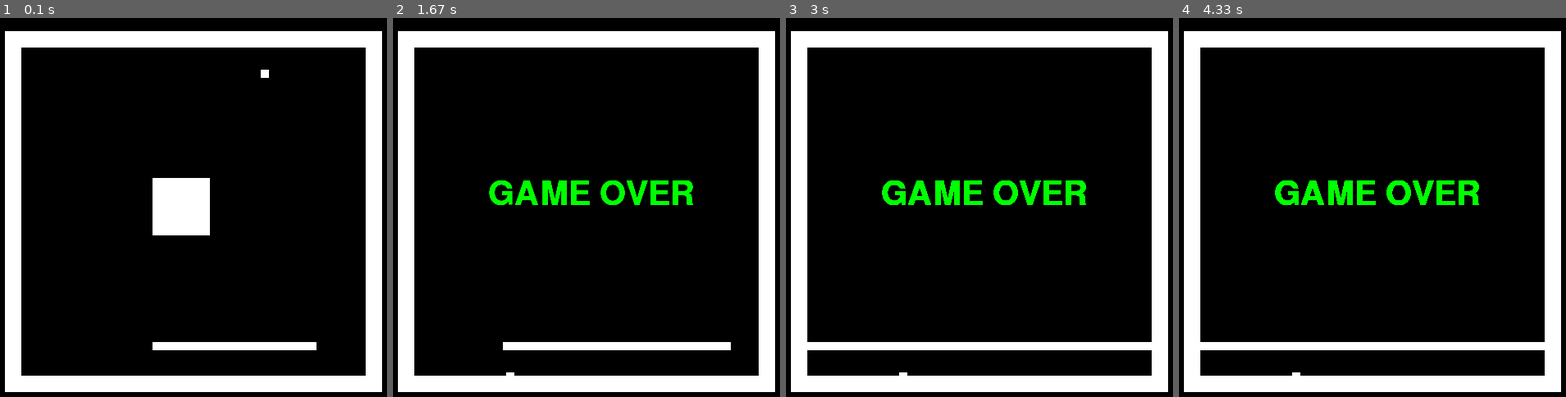
Above: before the commit, frames 1-4 (left to right).
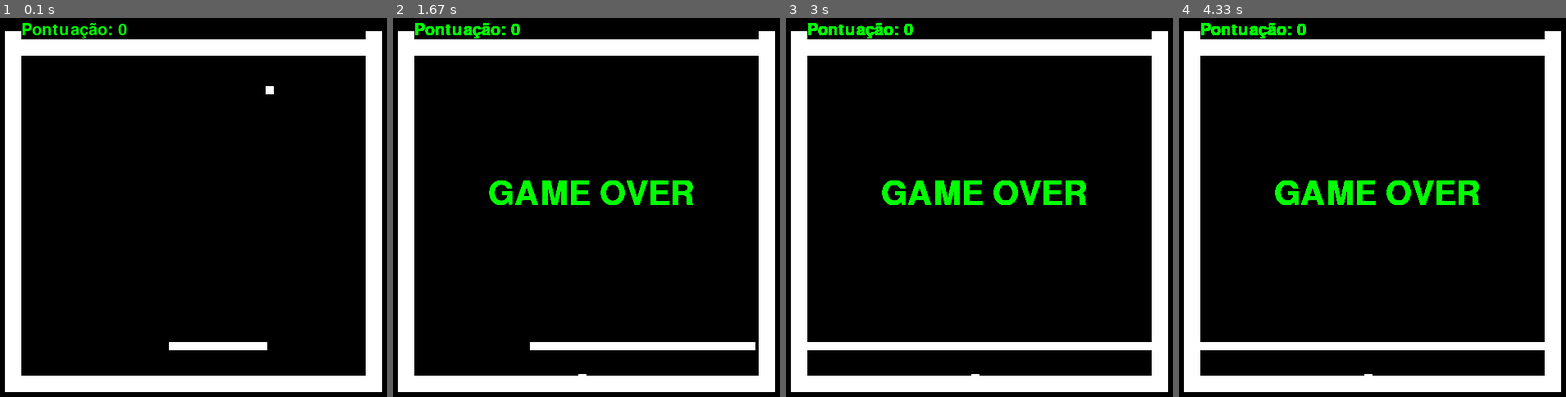
Above: after the commit, the same moments.

Repository: gleisonmedeiros/Python_Colisao_Pygames
Game: pygame game, started from main.py
The game is run twice, just before and just after one commit, with the same random seed, the same clock (stepped at 60 frames per second) and the same inputs.
Inputs:
- Up to frame 1 (0.1 s): no input
- Up to frame 2 (1.67 s): hold D 0.33-0.8 s; hold D 0.83-1.3 s; hold A from 1.33 s (still down)
- Up to frame 3 (3 s): release A at 1.87 s; hold A 1.9-2.3 s; hold D 2.33-2.97 s
- Up to frame 4 (4.33 s): hold A 3-3.47 s

The runs differ from the first frame. In frame 1, 6.8% of the frame differs, in the area x 5-95%, y 1-88%; in frame 2, 4.5%; in frame 3, 4.2%; in frame 4, 4.2%.

Commit message:
Implementado Pontuação e desafio da barra superior descendo

Diff:
--- a/main.py
+++ b/main.py
@@ -1,16 +1,22 @@
 import pygame
+
+def renderiza_texto(texto,posicao_x,posicao_y,tamanho):
+    #texto = 'GAME OVER'  ##### armazena o texto
+    pygame.font.init()  ##### inicia font
+    fonte = pygame.font.get_default_font()  ##### carrega com a fonte padrão
+    fontesys = pygame.font.SysFont(fonte, tamanho)  ##### usa a fonte padrão
+    txttela = fontesys.render(texto, 1, (0, 255, 0))  ##### renderiza o texto na cor desejada
+    screen.blit(txttela, (posicao_x, posicao_y))  ##### coloca na posição
+    pygame.display.update()
+
 
 pygame.init()
 
 white = (255, 255, 255)
 green = (0, 255, 0)
 blue = (0, 0, 128)
-
-#Cor de fundo preto
-BLACK = pygame.Color(0, 0, 0)
-
-#cor das paredes brancas
-WHITE = pygame.Color(255, 255, 255)
+black = pygame.Color(0, 0, 0)
+write = pygame.Color(255, 255, 255)
 
 pygame.init()
 
@@ -20,40 +26,34 @@
 # Display name
 pygame.display.set_caption('Jogo colisão')
 
-square = pygame.Rect(300, 50, 10, 10)  # cria o Rect para o quadrado
+valor = 31
 
+square = pygame.Rect(300, 70, 10, 10)  # cria o Rect para o quadrado
 left_pad = pygame.Rect(20, 21, 20, 440)  # Cria o Rect para parede esquerda
 right_pad = pygame.Rect(460, 21, 20, 440)  # Cria o Rect para parede direita
 short_pad = pygame.Rect(40,441,420,20)   # Cria o Rect para parede supeior
-up_pad = pygame.Rect(40,21,420,20)   # Cria o Rect para parede inferior
-
-barra_pad = pygame.Rect(200,400,200,10)    # Cria o Rect para barra de movimento
+up_pad = pygame.Rect(30,valor,430,20)   # Cria o Rect para parede inferior
+barra_pad = pygame.Rect(220,400,120,10)    # Cria o Rect para barra de movimento
 
 # (move horizontal,move vertical, engorda para direita,engorda para baixo)
-
-
-super_alvo = pygame.Rect(200,200,70,70)
-
-a = [super_alvo]
-
-pads_left = [left_pad]
-
-pads_right = [right_pad]
 
 pads_super = [short_pad, up_pad,barra_pad]
 
 pygame.Rect(300, 50, 10, 10)
 
-desenhos = [left_pad, right_pad, short_pad, up_pad,barra_pad,super_alvo]
+desenhos = [left_pad, right_pad, short_pad, up_pad,barra_pad]
 
-velocity_x = 0.5
-velocity_Barra = 0.4
+velocity_x = 0.6
+velocity_Barra = 0.6
+parametro = 9
+pontos = 0
 
 clock = pygame.time.Clock()
 
-parametro = 9
+while True:
 
-while True:
+    texto_pontos = (f'Pontuação: {pontos}')
+    renderiza_texto(texto_pontos, 40, 10,30)
 
     event = pygame.event.poll()
 
@@ -64,52 +64,45 @@
 
     dt = clock.tick(30)
 
-
-    if keys[pygame.K_d] and barra_pad.collidelist(pads_right) != 0:
-        velocity_Barra = 0.4
+    if keys[pygame.K_d] and barra_pad.collidelist([right_pad]) != 0:
+        velocity_Barra = 0.6
         barra_pad.move_ip(velocity_Barra * dt, 0)
 
-    if keys[pygame.K_a] and barra_pad.collidelist(pads_left) != 0:
-        velocity_Barra = -0.4
+    if keys[pygame.K_a] and barra_pad.collidelist([left_pad]) != 0:
+        velocity_Barra = -0.6
         barra_pad.move_ip(velocity_Barra * dt, 0)
 
-    # usa a função move inplace
-
-
     # checa por colisão com os pads laterias
-    if square.collidelist(pads_left) >= 0:
-        velocity_x = -velocity_x
-
-    if square.collidelist(pads_right) >= 0:
+    if square.collidelist([left_pad,right_pad]) >= 0:
         velocity_x = -velocity_x
 
     # checa por colisão com os pads inferior e superior e barra de movimento
     if square.collidelist(pads_super) >= 0:
         parametro = -parametro
 
+    #se square colidir com a barra | pontos +10  | barra superior desce
+    if square.collidelist([barra_pad]) >= 0:
+        pontos = pontos + 10
+        valor = valor + 10
+        desenhos[3] = pads_super[1] = pygame.Rect(30,valor,430,20)
+
+    #se square colidir com barra inferior | renderiza GAME OVER | SE NÃO continua o jogo
     if square.collidelist([short_pad]) >= 0:
-        print("oi")
-        txt = 'GAME OVER'  ##### armazena o texto
-        pygame.font.init()  ##### inicia font
-        fonte = pygame.font.get_default_font()  ##### carrega com a fonte padrão
-        fontesys = pygame.font.SysFont(fonte, 60)  ##### usa a fonte padrão
-        txttela = fontesys.render(txt, 1, (0, 255, 0))  ##### renderiza o texto na cor desejada
-        screen.blit(txttela, (130, 200))  ##### coloca na posição 50,900 (tela FHD)
-        pygame.display.update()
-        #break
+        texto = "GAME OVER"
+        renderiza_texto(texto,130,200,60)
     else:
-        screen.fill(BLACK)
+        screen.fill(black)
         square.move_ip(velocity_x * dt, parametro)
 
-    if (square.collidelist(a) == 0):
-        if (super_alvo in desenhos):
-            desenhos.pop(5)
+    #if (square.collidelist(a) == 0):
+    #    if (super_alvo in desenhos):
+    #        desenhos.pop(5)
+    # desenha o quadrado usando o Rect
 
-    # desenha o quadrado usando o Rect
-    pygame.draw.rect(screen, WHITE, square)
+    pygame.draw.rect(screen, white, square)
 
     # desenha os pads
     for pad in desenhos:
-        pygame.draw.rect(screen, WHITE, pad)
+        pygame.draw.rect(screen, white, pad)
 
     pygame.display.update()
